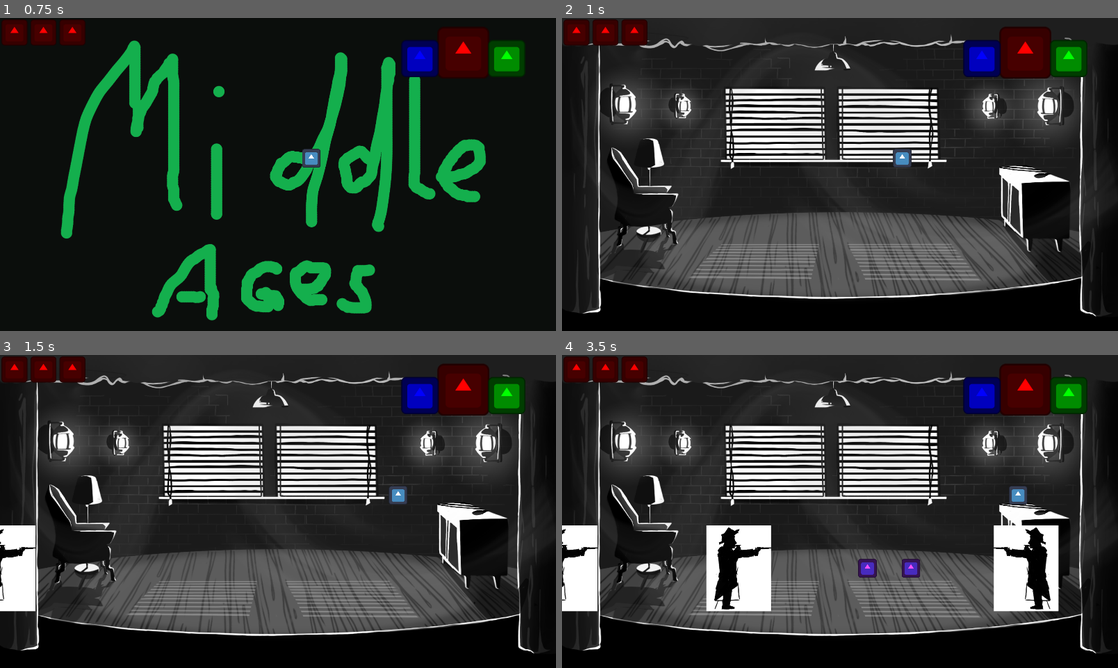
Above: before the commit, frames 1-4 (two rows, left to right).
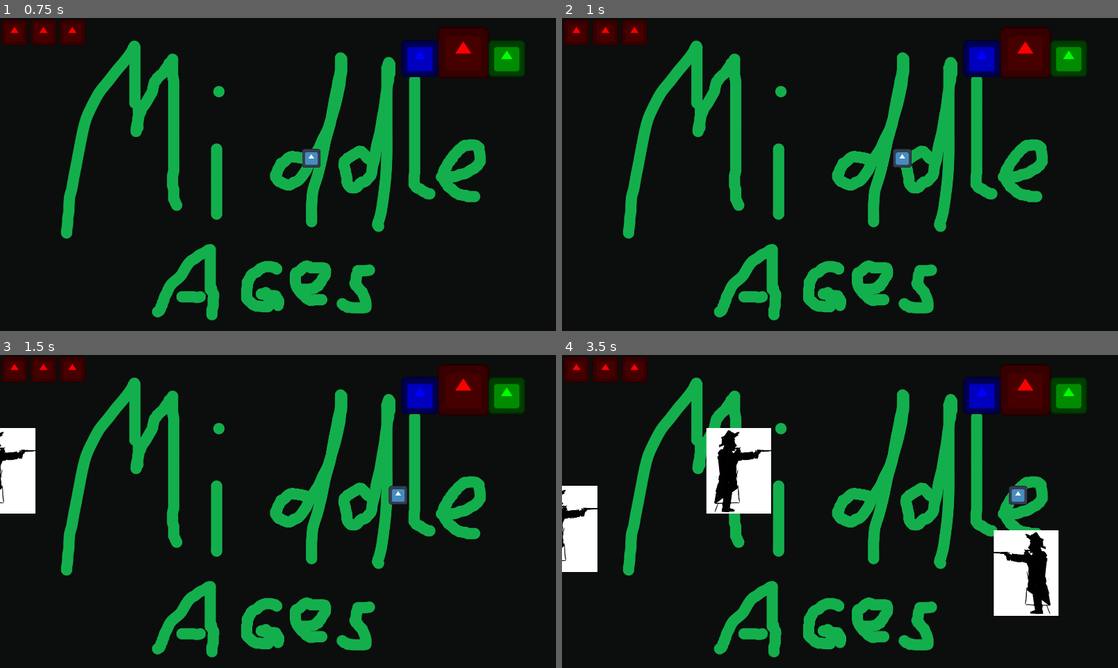
Above: after the commit, the same moments.

Repository: godzilla5hrimp/TheaterJumpShootMan
Game: Godot game, scene res://scenes/main.tscn
Same seed, same stepped clock (60 frames per second), same inputs: the game is played once before the commit and once after it. The engine's default icon, where the game draws it, is replaced by a stand-in: a white triangle on a blue panel in a dark square.
Inputs:
- Up to frame 1 (0.75 s): tap Enter at 0.5 s; hold Right (moveRight) from 0.53 s (still down); tap M (change_middle_ages) at 0.6 s
- Up to frame 2 (1 s): keep holding Right (moveRight); tap X (SwapMaskForward) at 0.77 s; tap N (change_noire) at 0.8 s
- Up to frame 3 (1.5 s): keep holding Right (moveRight); tap N (change_noire) at 1.35 s
- Up to frame 4 (3.5 s): tap X (SwapMaskForward) at 1.52, 3.02 s; tap B (change_puppets) at 1.55, 2.1 s; release Right (moveRight) at 2.03 s; hold Left (moveLeft) 2.03-2.78 s; tap M (change_middle_ages) at 2.3 s; hold Right (moveRight) from 2.78 s (still down); tap P (ReduceUIHearts) at 2.85 s; tap N (change_noire) at 3.05 s

Frame 1 is identical in both runs. In frame 2, 52% of the frame differs, in the area x 2-97%, y 0-97%; in frame 3, 55%, in the area x 0-97%, y 0-97%; in frame 4, 52%.

Commit message:
enemy spawns on differen layers, fixed double loading bug

Diff:
--- a/mask-game-jam-game/scenes/basic_enemy.gd
+++ b/mask-game-jam-game/scenes/basic_enemy.gd
@@ -16,11 +16,9 @@
 
 
 func _physics_process(delta: float) -> void:
-
 	velocity.x = dir * SPEED
-
-	if not is_on_floor():
-		velocity += get_gravity() * delta
+	#if not is_on_floor():
+		#velocity += get_gravity() * delta
 	move_and_slide()
 
 
--- a/mask-game-jam-game/scenes/basic_enemy.tscn
+++ b/mask-game-jam-game/scenes/basic_enemy.tscn
@@ -6,7 +6,7 @@
 [ext_resource type="Texture2D" uid="uid://b4lovuxv4q7uc" path="res://Assets/Images/character/NoireEnemy.png" id="4_cuegt"]
 
 [sub_resource type="RectangleShape2D" id="RectangleShape2D_md22f"]
-size = Vector2(224, 312)
+size = Vector2(224, 144)
 
 [node name="BasicEnemy" type="CharacterBody2D" unique_id=1638890085 groups=["enemies"]]
 collision_layer = 0
@@ -20,7 +20,7 @@
 region_rect = Rect2(1760, 616, 224, 296)
 
 [node name="CollisionShape2D" type="CollisionShape2D" parent="." unique_id=185468729]
-position = Vector2(0, 4)
+position = Vector2(0, 72)
 shape = SubResource("RectangleShape2D_md22f")
 
 [node name="Despawn" type="Timer" parent="." unique_id=347487592]
--- a/mask-game-jam-game/scenes/enemy_spawner.gd
+++ b/mask-game-jam-game/scenes/enemy_spawner.gd
@@ -16,13 +16,21 @@
 			enemy.shooter = true
 		else:
 			enemy.shooter = false
+	var choose_pos = rng.randi_range(0,2)
+	print(choose_pos)
 	if left:
-		enemy.global_position = Vector2(-140.0, 920.0)
+		if choose_pos == 0:
+			enemy.global_position = Vector2(-140.0, 400.0)
+		if choose_pos == 1:
+			enemy.global_position = Vector2(-140.0, 600.0)
+		if choose_pos == 2:
+			enemy.global_position = Vector2(-140.0, 800.0)
 		left = false
 	elif left == false:
-		enemy.global_position = Vector2(2053.0, 920.0)
+		enemy.global_position = Vector2(2053.0, 800.0)
 		left = true
 	get_tree().root.get_node("Main/LevelManager").add_child(enemy)
+	print(enemy.global_position)
 
 func _on_timer_timeout() -> void:
 	spawn_enemy()
--- a/mask-game-jam-game/scenes/level_manager.gd
+++ b/mask-game-jam-game/scenes/level_manager.gd
@@ -10,9 +10,6 @@
 var current_scene
 func _ready():
 	current_scene = middle_ages_scene.instantiate()
-	get_tree().root.add_child.call_deferred(current_scene)
-
-
 
 func change_enemy_to_middle_ages():
 	var enemies = get_tree().get_nodes_in_group("enemies")
@@ -27,24 +24,25 @@
 
 
 func _physics_process(delta: float) -> void:
-	if Input.is_action_just_pressed("change_noire") and current_scene.name != "Noire":
-		delete_level()
-		print("eneter noir")
-		current_scene = noire_scene.instantiate()
-		get_tree().root.add_child.call_deferred(current_scene)
-		change_enemy_to_noire()
-		emit_signal("noire")
-	elif Input.is_action_just_pressed("change_middle_ages") and current_scene.name != "MiddleAges":
-		delete_level()
-		current_scene = middle_ages_scene.instantiate()
-		get_tree().root.add_child.call_deferred(current_scene)
-		change_enemy_to_middle_ages()
-		emit_signal("middle_ages")
-	elif Input.is_action_just_pressed("change_puppets") and current_scene.name != "Puppets":
-		delete_level()
-		current_scene = puppet_scene.instantiate()
-		get_tree().root.add_child.call_deferred(current_scene)
-		emit_signal("puppets")
+	pass
+	#if Input.is_action_just_pressed("change_noire") and current_scene.name != "Noire":
+		#delete_level()
+		#print("eneter noir")
+		#current_scene = noire_scene.instantiate()
+		#get_tree().root.add_child.call_deferred(current_scene)
+		#change_enemy_to_noire()
+		#emit_signal("noire")
+	#elif Input.is_action_just_pressed("change_middle_ages") and current_scene.name != "MiddleAges":
+		#delete_level()
+		#current_scene = middle_ages_scene.instantiate()
+		#get_tree().root.add_child.call_deferred(current_scene)
+		#change_enemy_to_middle_ages()
+		#emit_signal("middle_ages")
+	#elif Input.is_action_just_pressed("change_puppets") and current_scene.name != "Puppets":
+		#delete_level()
+		#current_scene = puppet_scene.instantiate()
+		#get_tree().root.add_child.call_deferred(current_scene)
+		#emit_signal("puppets")
 
 func change_level_noire():
 	print("enter noir")
Not shown: 1 places in mask-game-jam-game/scenes/main.tscn that only renumber resources
